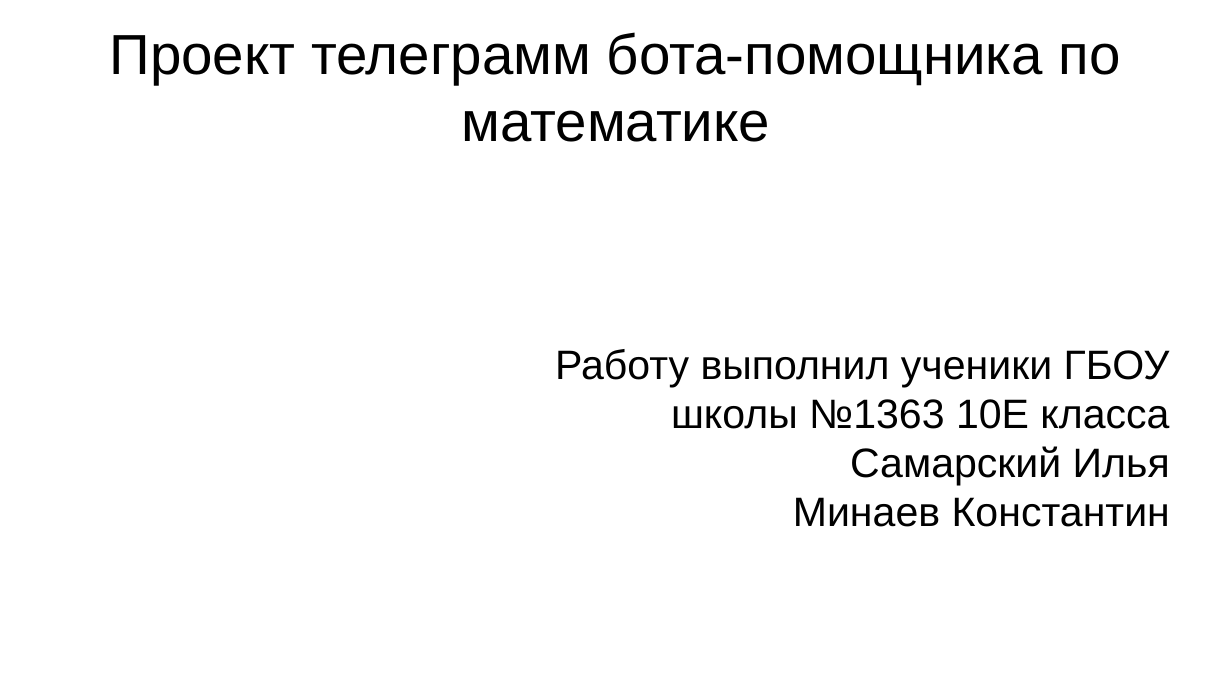
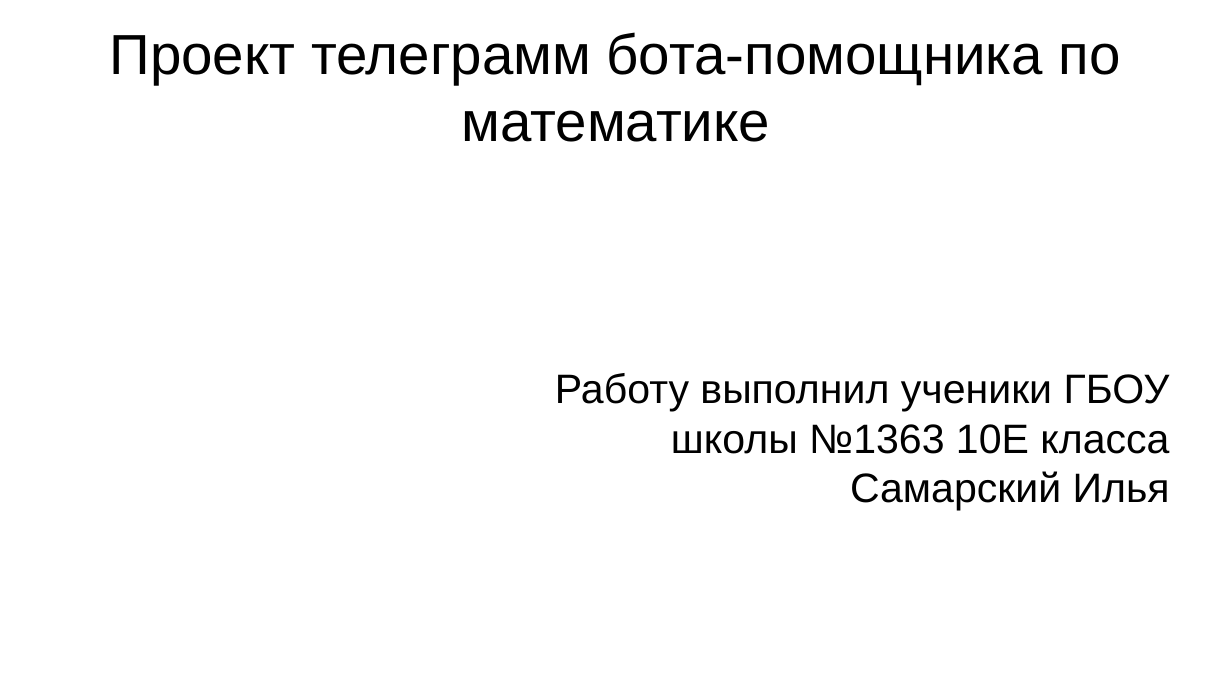
Before and after one commit to ArtemSam86/math-solution-assistant, a slide deck: slide 1 of project_telegram_bot.pptx. Drawn at 1232x693 pixels with LibreOffice and Linux fonts; fonts in the diff are those of the drawing. Boxes give left, top, right and bottom in pixels: in the first picture for what was removed or moved away, otherwise in the second. Text is boxed around its words. In the diff, an @@ line names an element or a change of style, - is before the commit and + after.

```diff
--- a/project_telegram_bot.pptx
+++ b/project_telegram_bot.pptx
@@ text at [793, 497, 1170, 527]: paragraph removed @@
-Минаев Константин
```
Also in this commit, not shown: 1 other file.
